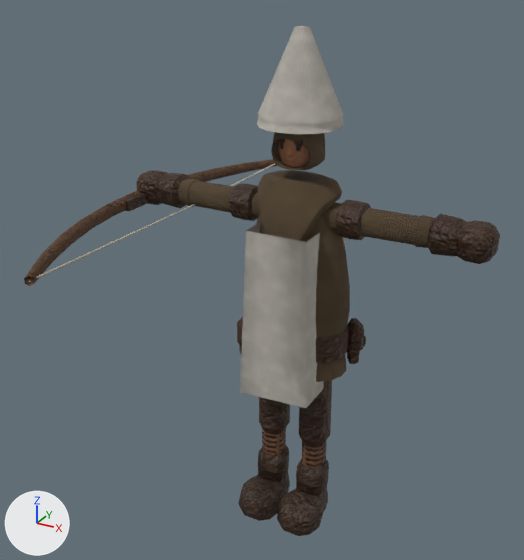
The glTF model csharp/Unciv.Godot/Packs/units/models/unit/Bowman.glb: old version first, new version second.
One viewpoint serves both versions: a 50 mm lens placed at (0.545, -1.127, 1.07), pointed at (-0.047, -0.051, 0.532). The lights are fixed; the arrows at lower left show +X, +Y and +Z. The older version comes first. Where no turn or scale is listed for an object, it has been applied to the vertices. Vertices at exactly the same position are counted once.

In view in the first picture: 'Bow', 'Warrior'.
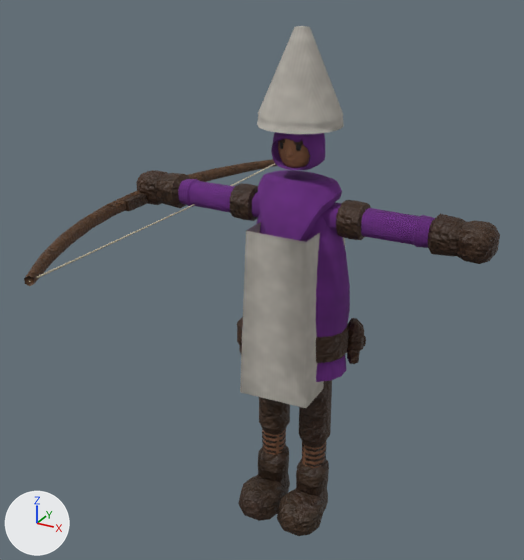
Diff of the bpy script that builds the scene:
```diff
--- a/csharp/Unciv.Godot/Packs/units/models/unit/Bowman.glb.py
+++ b/csharp/Unciv.Godot/Packs/units/models/unit/Bowman.glb.py
@@ me_mesh_skinned @@
 me_mesh_skinned.from_pydata(...)  # 2289 vertices, 4261 faces; spans x -0.351..0.351, y -0.105..0.086, z 0.015..0.989
 # used by ob_warrior; location = (0.0, 0.0, -0.015)
+# me_mesh_skinned part 1: 1414 faces centred in x -0.238..0.238, y -0.068..0.069, z 0.36..0.863 are repainted in the vertex colours; the middle colour goes from brown #5a4935 to purple #722e8b
 me_mesh_skinned.materials.append(mat_wool)
```

Pixel boxes (x1, y1, x2, y2) of what changed, in the pictures (524 x 560 px):
part 1 of me_mesh_skinned, recoloured (brown to purple)
    both: (178, 132, 435, 382)
